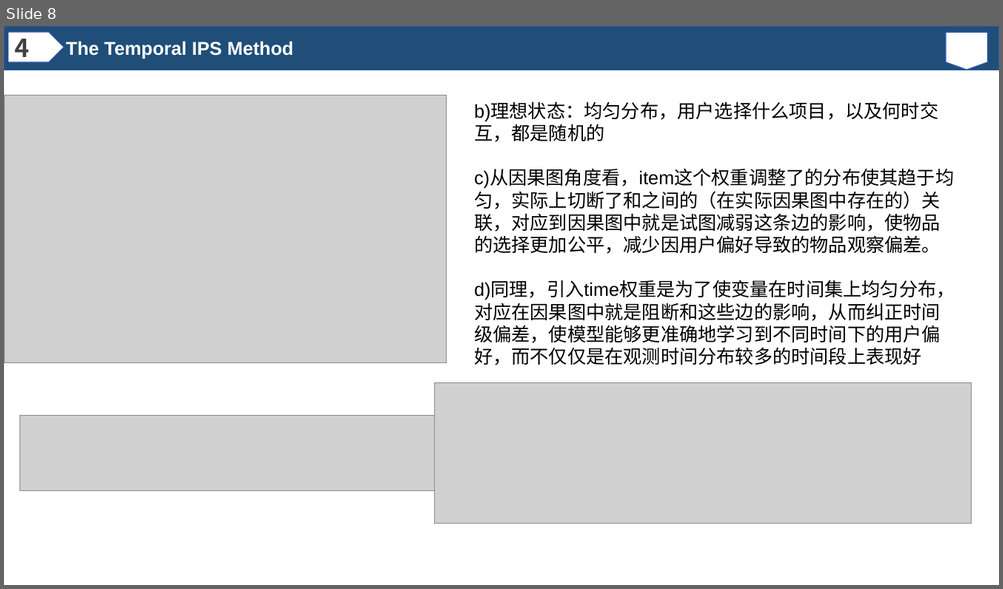
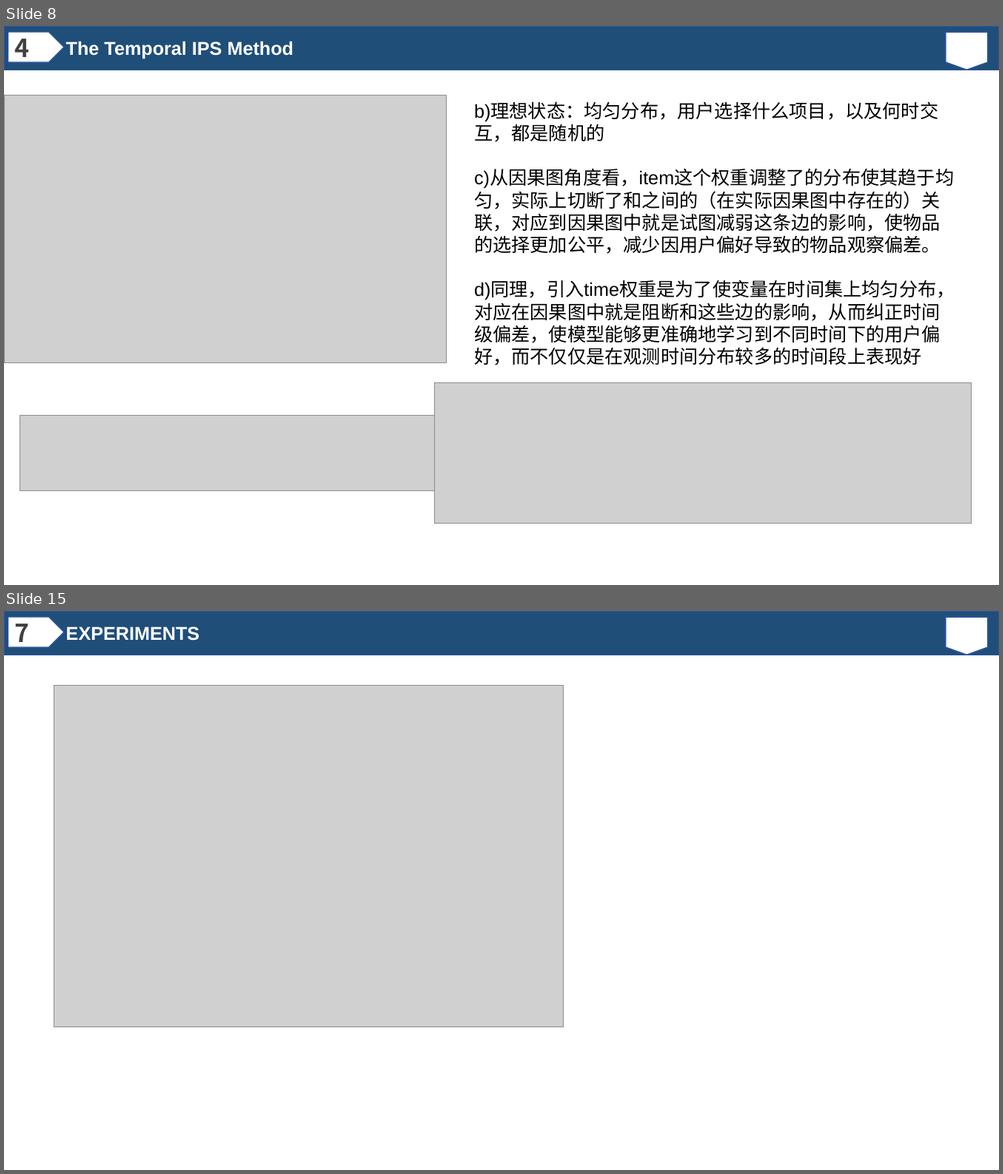
Before and after one commit to cpu135/literature-review, a slide deck: 动态偏差/因果纠偏时间感知推荐/新建 PPTX 演示文稿.pptx. Shown one above the other, each under a label of ours: slide 8 before the commit, slides 8 and 15 after it; the slides between them are not shown. The pictures are 1003x589 and 1003x1174 pixels, drawn with LibreOffice and Linux fonts; fonts in the diff are those of the drawing; grey boxes stand for pictures. Boxes give left, top, right and bottom in pixels: in the first picture for what was removed or moved away, otherwise in the second. Text is boxed around its words. In the diff, an @@ line names an element or a change of style, - is before the commit and + after.

```diff
--- a/动态偏差/因果纠偏时间感知推荐/新建 PPTX 演示文稿.pptx
+++ b/动态偏差/因果纠偏时间感知推荐/新建 PPTX 演示文稿.pptx
@@ slide 15 added at box(4, 611, 999, 1170), background #FFFFFF @@
@@ rectangle added at box(4, 611, 999, 655), fill #1F4E79, outline #2E54A1 1 pt @@
@@ pentagon arrow added at box(8, 617, 64, 647), fill #FFFFFF, outline #2E54A1 1 pt @@
@@ text added at box(15, 617, 30, 649), 24 pt, text #404040, bold @@
+7
@@ text added at box(66, 627, 199, 641), 18 pt, text #FFFFFF, bold @@
+EXPERIMENTS
@@ flow chart offpage connector added at box(945, 617, 987, 655), fill #FFFFFF, outline #2E54A1 1 pt @@
@@ picture added at box(54, 686, 563, 1028) @@
```
Also in this commit, not shown: 1 slide changed, 5 other slides added, 1 slide removed.
